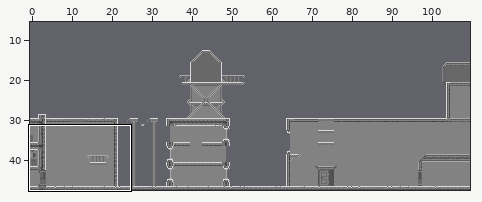
Tiled map, stored at resource/maps/fourth_level.tmx. Above, an overview of the earlier version with the close-up marked.
Close-up. The starting point:
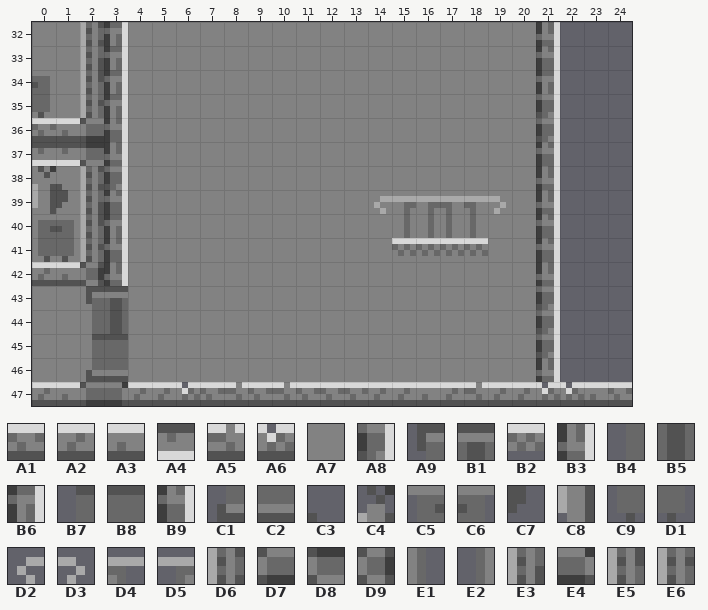
Cells are 4x4 px. Shown: x 0..24, y 32..47. The commit also changed other parts of the map, which this record leaves out.
Key: from "city_tileset": A1 0, A2 1, A3 2, A4 2 flipped up-down, A5 3, A6 5, A7 36, A8 65, A9 67, B1 68, B2 77, B3 81, B4 83, B5 84, B6 97, B7 99, B8 100, B9 113, C1 115, C2 116, C3 128 flipped left-right, C4 129 flipped left-right, C5 142, C6 143, C7 144 flipped left-right, C8 145 flipped left-right, C9 158, D1 159, D2 192, D3 192 flipped left-right, D4 193, D5 193 flipped left-right, D6 196, D7 198, D8 198 flipped up-down, D9 199 flipped on the diagonal, E1 209, E2 209 flipped left-right, E3 212, E4 215, E5 228, E6 244.
__ is an empty cell, ## one hidden under a higher layer.
Layer "background" before, first column x 0:
32 A7 A7 __ __ A7 A7 A7 A7 A7 A7 A7 A7 A7 A7 A7 A7 A7 A7 A7 A7 A7 __ __ __ __
33 A7 A7 __ __ A7 A7 A7 A7 A7 A7 A7 A7 A7 A7 A7 A7 A7 A7 A7 A7 A7 __ __ __ __
34 A7 A7 __ __ A7 A7 A7 A7 A7 A7 A7 A7 A7 A7 A7 A7 A7 A7 A7 A7 A7 __ __ __ __
35 A7 A7 __ __ A7 A7 A7 A7 A7 A7 A7 A7 A7 A7 A7 A7 A7 A7 A7 A7 A7 __ __ __ __
36 __ __ __ __ A7 A7 A7 A7 A7 A7 A7 A7 A7 A7 A7 A7 A7 A7 A7 A7 A7 __ __ __ __
37 __ __ __ __ A7 A7 A7 A7 A7 A7 A7 A7 A7 A7 A7 A7 A7 A7 A7 A7 A7 __ __ __ __
38 A7 A7 __ __ A7 A7 A7 A7 A7 A7 A7 A7 A7 A7 A7 A7 A7 A7 A7 A7 A7 __ __ __ __
39 A7 A7 __ __ A7 A7 A7 A7 A7 A7 A7 A7 A7 A7 A7 A7 A7 A7 A7 A7 A7 __ __ __ __
40 A7 A7 __ __ A7 A7 A7 A7 A7 A7 A7 A7 A7 A7 A7 A7 A7 A7 A7 A7 A7 __ __ __ __
41 A7 A7 __ __ A7 A7 A7 A7 A7 A7 A7 A7 A7 A7 A7 A7 A7 A7 A7 A7 A7 __ __ __ __
42 __ __ __ __ A7 A7 A7 A7 A7 A7 A7 A7 A7 A7 A7 A7 A7 A7 A7 A7 A7 __ __ __ __
43 A7 A7 A7 ## A7 A7 A7 A7 A7 A7 A7 A7 A7 A7 A7 A7 A7 A7 A7 A7 A7 __ __ __ __
44 A7 A7 A7 ## A7 A7 A7 A7 A7 A7 A7 A7 A7 A7 A7 A7 A7 A7 A7 A7 A7 __ __ __ __
45 A7 A7 A7 ## A7 A7 A7 A7 A7 A7 A7 A7 A7 A7 A7 A7 A7 A7 A7 A7 A7 __ __ __ __
46 A7 A7 A7 ## A7 A7 A7 A7 A7 A7 A7 A7 A7 A7 A7 A7 A7 A7 A7 A7 A7 __ __ __ __
47 __ __ __ __ __ __ __ __ __ __ __ __ __ __ __ __ __ __ __ __ __ __ __ __ __
Layer "r/background" before, first column x 0:
32 __ __ D6 B6 __ __ __ __ __ __ __ __ __ __ __ __ __ __ __ __ __ B3 __ __ __
33 __ __ E3 B6 __ __ __ __ __ __ __ __ __ __ __ __ __ __ __ __ __ B9 __ __ __
34 __ __ E5 B6 __ __ __ __ __ __ __ __ __ __ __ __ __ __ __ __ __ B6 __ __ __
35 __ __ E6 B6 __ __ __ __ __ __ __ __ __ __ __ __ __ __ __ __ __ A8 __ __ __
36 A1 A3 D7 B9 __ __ __ __ __ __ __ __ __ __ __ __ __ __ __ __ __ A8 __ __ __
37 A4 A4 D8 B3 __ __ __ __ __ __ __ __ __ __ __ __ __ __ __ __ __ B9 __ __ __
38 __ __ D6 A8 __ __ __ __ __ __ __ __ __ __ __ __ __ __ __ __ __ B3 __ __ __
39 __ __ E3 B9 __ __ __ __ __ __ __ __ __ __ __ __ __ __ __ __ __ B3 __ __ __
40 __ __ E5 B6 __ __ __ __ __ __ __ __ __ __ __ __ __ __ __ __ __ B9 __ __ __
41 __ __ E6 B9 __ __ __ __ __ __ __ __ __ __ __ __ __ __ __ __ __ B9 __ __ __
42 A2 A3 D9 B3 __ __ __ __ __ __ __ __ __ __ __ __ __ __ __ __ __ B3 __ __ __
43 __ __ A9 B1 __ __ __ __ __ __ __ __ __ __ __ __ __ __ __ __ __ A8 __ __ __
44 __ __ B4 B5 __ __ __ __ __ __ __ __ __ __ __ __ __ __ __ __ __ A8 __ __ __
45 __ __ B7 B8 __ __ __ __ __ __ __ __ __ __ __ __ __ __ __ __ __ A8 __ __ __
46 __ __ C1 C2 __ __ __ __ __ __ __ __ __ __ __ __ __ __ __ __ __ B3 __ __ __
47 A2 A3 D7 E4 A2 A2 A6 A1 A5 A1 A5 A1 A1 A1 A2 A2 A3 A2 A5 A2 A2 A6 A6 A3 A1
Layer "r/front layer" before, first column x 0:
32 __ __ __ __ __ __ __ __ __ __ __ __ __ __ __ __ __ __ __ __ __ __ __ __ __
33 __ __ __ __ __ __ __ __ __ __ __ __ __ __ __ __ __ __ __ __ __ __ __ __ __
34 C6 __ __ __ __ __ __ __ __ __ __ __ __ __ __ __ __ __ __ __ __ __ __ __ __
35 D1 __ __ __ __ __ __ __ __ __ __ __ __ __ __ __ __ __ __ __ __ __ __ __ __
36 __ __ __ __ __ __ __ __ __ __ __ __ __ __ __ __ __ __ __ __ __ __ __ __ __
37 __ __ __ __ __ __ __ __ __ __ __ __ __ __ __ __ __ __ __ __ __ __ __ __ __
38 C4 C3 __ __ __ __ __ __ __ __ __ __ __ __ __ __ __ __ __ __ __ __ __ __ __
39 C8 C7 __ __ __ __ __ __ __ __ __ __ __ __ D2 D5 D5 D4 D4 D3 __ __ __ __ __
40 C5 C6 __ __ __ __ __ __ __ __ __ __ __ __ __ E2 E2 E1 E1 __ __ __ __ __ __
41 C9 D1 __ __ __ __ __ __ __ __ __ __ __ __ __ B2 B2 B2 B2 __ __ __ __ __ __
42 __ __ __ __ __ __ __ __ __ __ __ __ __ __ __ __ __ __ __ __ __ __ __ __ __
43 __ __ A9 __ __ __ __ __ __ __ __ __ __ __ __ __ __ __ __ __ __ __ __ __ __
44 __ __ B4 __ __ __ __ __ __ __ __ __ __ __ __ __ __ __ __ __ __ __ __ __ __
45 __ __ B7 __ __ __ __ __ __ __ __ __ __ __ __ __ __ __ __ __ __ __ __ __ __
46 __ __ C1 __ __ __ __ __ __ __ __ __ __ __ __ __ __ __ __ __ __ __ __ __ __
47 __ __ __ __ __ __ __ __ __ __ __ __ __ __ __ __ __ __ __ __ __ __ __ __ __
After:
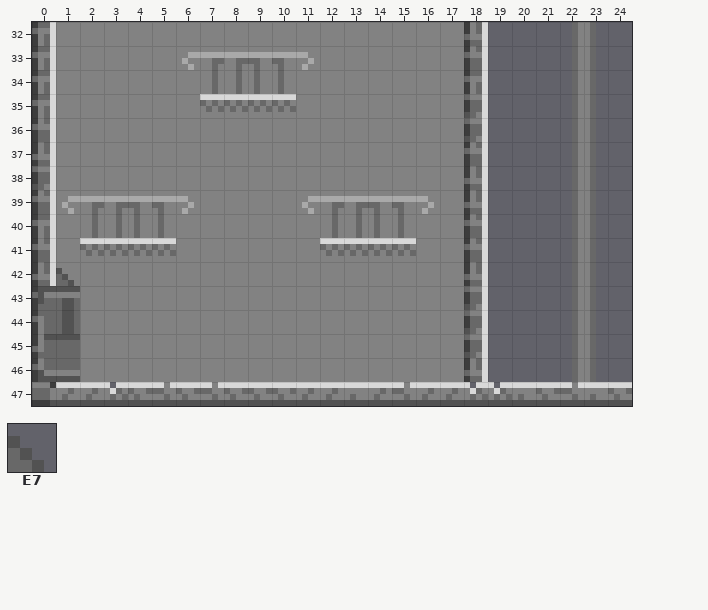
Further tiles: from "city_tileset": E7 93 flipped up-down.
Tiles of an added or newly shown layer are drawn over the layers below it.
Changes in this commit:
Changed rows in their new state; .. is an unchanged cell.
Layer "background":
first column x 0:
32 __ .. A7 A7 .. .. .. .. .. .. .. .. .. .. .. .. .. .. __ __ __
33 __ .. A7 A7 .. .. .. .. .. .. .. .. .. .. .. .. .. .. __ __ __
34 __ .. A7 A7 .. .. .. .. .. .. .. .. .. .. .. .. .. .. __ __ __
35 __ .. A7 A7 .. .. .. .. .. .. .. .. .. .. .. .. .. .. __ __ __
36 .. A7 A7 A7 .. .. .. .. .. .. .. .. .. .. .. .. .. .. __ __ __
37 .. A7 A7 A7 .. .. .. .. .. .. .. .. .. .. .. .. .. .. __ __ __
38 __ .. A7 A7 .. .. .. .. .. .. .. .. .. .. .. .. .. .. __ __ __
39 __ .. A7 A7 .. .. .. .. .. .. .. .. .. .. .. .. .. .. __ __ __
40 __ .. A7 A7 .. .. .. .. .. .. .. .. .. .. .. .. .. .. __ __ __
41 __ .. A7 A7 .. .. .. .. .. .. .. .. .. .. .. .. .. .. __ __ __
42 .. A7 A7 A7 .. .. .. .. .. .. .. .. .. .. .. .. .. .. __ __ __
43 __ .. .. .. .. .. .. .. .. .. .. .. .. .. .. .. .. .. __ __ __
44 __ .. .. .. .. .. .. .. .. .. .. .. .. .. .. .. .. .. __ __ __
45 __ .. .. .. .. .. .. .. .. .. .. .. .. .. .. .. .. .. __ __ __
46 __ .. .. .. .. .. .. .. .. .. .. .. .. .. .. .. .. .. __ __ __
Layer "b/background" (now shown):
first column x 3:
32 .. .. .. .. .. .. .. .. .. .. .. .. .. .. .. .. .. .. .. E2 E1
33 .. .. .. .. .. .. .. .. .. .. .. .. .. .. .. .. .. .. .. E2 E1
34 .. .. .. .. .. .. .. .. .. .. .. .. .. .. .. .. .. .. .. E2 E1
35 .. .. .. .. .. .. .. .. .. .. .. .. .. .. .. .. .. .. .. E2 E1
36 .. .. .. .. .. .. .. .. .. .. .. .. .. .. .. .. .. .. .. E2 E1
37 .. .. .. .. .. .. .. .. .. .. .. .. .. .. .. .. .. .. .. E2 E1
38 .. .. .. .. .. .. .. .. .. .. .. .. .. .. .. .. .. .. .. E2 E1
39 .. .. .. .. .. .. .. .. .. .. .. .. .. .. .. .. .. .. .. E2 E1
40 .. .. .. .. .. .. .. .. .. .. .. .. .. .. .. .. .. .. .. E2 E1
41 .. .. .. .. .. .. .. .. .. .. .. .. .. .. .. .. .. .. .. E2 E1
42 .. .. .. .. .. .. .. .. .. .. .. .. .. .. .. .. .. .. .. E2 E1
43 .. .. .. .. .. .. .. .. .. .. .. .. .. .. .. .. .. .. .. E2 E1
44 .. .. .. .. .. .. .. .. .. .. .. .. .. .. .. .. .. .. .. E2 E1
45 .. .. .. .. .. .. .. .. .. .. .. .. .. .. .. .. .. .. .. E2 E1
46 .. .. .. .. .. .. .. .. .. .. .. .. .. .. .. .. .. .. .. E2 E1
47 A6 .. .. .. .. .. .. .. .. .. .. .. .. .. .. A6 A6 .. .. .. ..
Layer "b/front layer" (now shown):
first column x 6:
33 D2 D5 D5 D4 D4 D3
34 .. E2 E2 E1 E1 ..
35 .. B2 B2 B2 B2 ..
first column x 1:
39 .. .. .. .. .. .. .. .. .. .. D2 D5 D5 D4 D4 D3
40 .. .. .. .. .. .. .. .. .. .. .. E2 E2 E1 E1 ..
41 .. .. .. .. .. .. .. .. .. .. .. B2 B2 B2 .. ..
42 E7 .. .. .. .. .. .. .. .. .. .. .. .. .. .. ..
Layer "r/background":
first column x 0:
32 .. .. __ __ .. .. .. .. .. .. .. .. .. .. .. .. .. .. .. .. .. __ E2 E1
33 .. .. __ __ .. .. .. .. .. .. .. .. .. .. .. .. .. .. .. .. .. __ E2 E1
34 .. .. __ __ .. .. .. .. .. .. .. .. .. .. .. .. .. .. .. .. .. __ E2 E1
35 .. .. __ __ .. .. .. .. .. .. .. .. .. .. .. .. .. .. .. .. .. __ E2 E1
36 ## __ __ __ .. .. .. .. .. .. .. .. .. .. .. .. .. .. .. .. .. __ E2 E1
37 ## __ __ __ .. .. .. .. .. .. .. .. .. .. .. .. .. .. .. .. .. __ E2 E1
38 .. .. __ __ .. .. .. .. .. .. .. .. .. .. .. .. .. .. .. .. .. __ E2 E1
39 .. .. __ __ .. .. .. .. .. .. .. .. .. .. .. .. .. .. .. .. .. __ E2 E1
40 .. .. __ __ .. .. .. .. .. .. .. .. .. .. .. .. .. .. .. .. .. __ E2 E1
41 .. .. __ __ .. .. .. .. .. .. .. .. .. .. .. .. .. .. .. .. .. __ E2 E1
42 ## __ __ __ .. .. .. .. .. .. .. .. .. .. .. .. .. .. .. .. .. __ E2 E1
43 .. .. __ __ .. .. .. .. .. .. .. .. .. .. .. .. .. .. .. .. .. __ E2 E1
44 .. .. __ __ .. .. .. .. .. .. .. .. .. .. .. .. .. .. .. .. .. __ E2 E1
45 .. .. __ __ .. .. .. .. .. .. .. .. .. .. .. .. .. .. .. .. .. __ E2 E1
46 .. .. __ __ .. .. .. .. .. .. .. .. .. .. .. .. .. .. .. .. .. __ E2 E1
47 ## ## ## A6 ## ## ## ## ## .. ## ## ## ## .. ## ## .. A6 A6 ## ## ## ..
Layer "r/front layer":
first column x 0:
33 .. .. .. .. .. .. D2 D5 D5 D4 D4 D3 .. .. .. .. .. .. .. ..
34 __ .. .. .. .. .. .. E2 E2 E1 E1 .. .. .. .. .. .. .. .. ..
35 __ .. .. .. .. .. .. B2 B2 B2 B2 .. .. .. .. .. .. .. .. ..
38 __ __ .. .. .. .. .. .. .. .. .. .. .. .. .. .. .. .. .. ..
39 __ D2 D5 D5 D4 D4 D3 .. .. .. .. .. .. .. __ __ __ __ __ __
40 __ __ E2 E2 E1 E1 .. .. .. .. .. .. .. .. .. __ __ __ __ ..
41 __ __ B2 B2 B2 B2 .. .. .. .. .. .. .. .. .. .. __ __ __ ..
42 .. E7 .. .. .. .. .. .. .. .. .. .. .. .. .. .. .. .. .. ..
43 .. .. __ .. .. .. .. .. .. .. .. .. .. .. .. .. .. .. .. ..
44 .. .. __ .. .. .. .. .. .. .. .. .. .. .. .. .. .. .. .. ..
45 .. .. __ .. .. .. .. .. .. .. .. .. .. .. .. .. .. .. .. ..
46 .. .. __ .. .. .. .. .. .. .. .. .. .. .. .. .. .. .. .. ..
Layer "g/background" (now shown):
first column x 0:
32 B6 .. .. .. .. .. .. .. .. .. .. .. .. .. .. .. .. .. B3 .. .. .. E2 E1
33 B6 .. .. .. .. .. .. .. .. .. .. .. .. .. .. .. .. .. B9 .. .. .. E2 E1
34 B6 .. .. .. .. .. .. .. .. .. .. .. .. .. .. .. .. .. B6 .. .. .. E2 E1
35 B6 .. .. .. .. .. .. .. .. .. .. .. .. .. .. .. .. .. A8 .. .. .. E2 E1
36 B9 .. .. .. .. .. .. .. .. .. .. .. .. .. .. .. .. .. A8 .. .. .. E2 E1
37 B3 .. .. .. .. .. .. .. .. .. .. .. .. .. .. .. .. .. B9 .. .. .. E2 E1
38 A8 .. .. .. .. .. .. .. .. .. .. .. .. .. .. .. .. .. B3 .. .. .. E2 E1
39 B9 .. .. .. .. .. .. .. .. .. .. .. .. .. .. .. .. .. B3 .. .. .. E2 E1
40 B6 .. .. .. .. .. .. .. .. .. .. .. .. .. .. .. .. .. B9 .. .. .. E2 E1
41 B9 .. .. .. .. .. .. .. .. .. .. .. .. .. .. .. .. .. B9 .. .. .. E2 E1
42 B3 .. .. .. .. .. .. .. .. .. .. .. .. .. .. .. .. .. B3 .. .. .. E2 E1
43 B9 .. .. .. .. .. .. .. .. .. .. .. .. .. .. .. .. .. A8 .. .. .. E2 E1
44 B6 .. .. .. .. .. .. .. .. .. .. .. .. .. .. .. .. .. A8 .. .. .. E2 E1
45 B3 .. .. .. .. .. .. .. .. .. .. .. .. .. .. .. .. .. A8 .. .. .. E2 E1
46 B9 .. .. .. .. .. .. .. .. .. .. .. .. .. .. .. .. .. B3 .. .. .. E2 E1
47 E4 A2 A2 A6 A1 A5 A1 A5 A1 .. A1 A2 A2 A3 .. A5 A2 .. A6 A6 A3 A1 A5 ..
Layer "g/front layer" (now shown):
first column x 0:
39 .. D2 D5 D5 D4 D4 D3 .. .. .. .. D2 D5 D5 D4 D4 D3
40 .. .. E2 E2 E1 E1 .. .. .. .. .. .. E2 E2 E1 E1 ..
41 .. .. B2 B2 B2 B2 .. .. .. .. .. .. B2 B2 B2 .. ..
42 .. E7 .. .. .. .. .. .. .. .. .. .. .. .. .. .. ..
43 A9 B1 .. .. .. .. .. .. .. .. .. .. .. .. .. .. ..
44 B4 B5 .. .. .. .. .. .. .. .. .. .. .. .. .. .. ..
45 B7 B8 .. .. .. .. .. .. .. .. .. .. .. .. .. .. ..
46 C1 C2 .. .. .. .. .. .. .. .. .. .. .. .. .. .. ..
Pixel boxes of the changes (left, top, right, bottom) in both close-ups:
changed: (32, 22, 590, 406)
